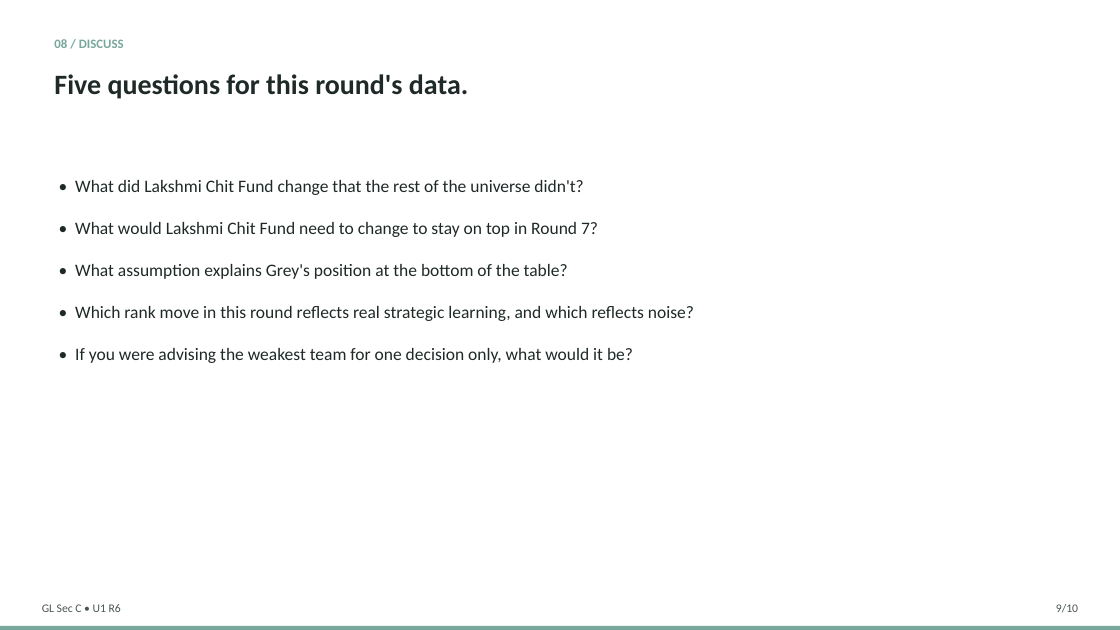
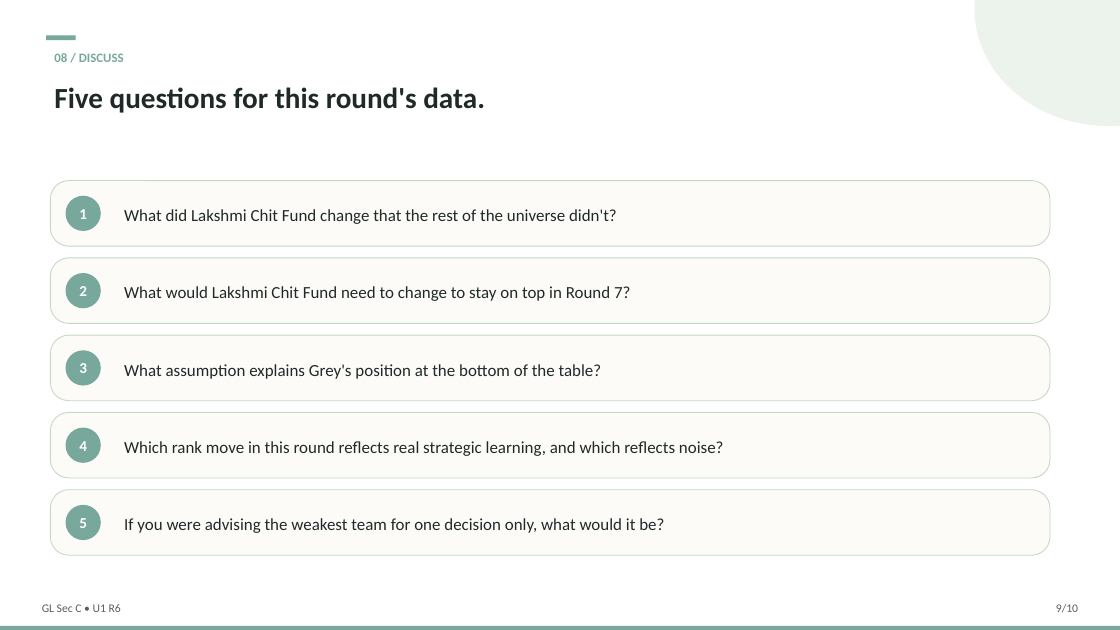
Before and after one commit to swapnilsahoo/swapnilsahoo-next, a slide deck: slide 9 of public/documents/business-simulation/round-6/section-c/section-c-round6-universe1-debrief.pptx. Drawn at 1120x630 pixels with LibreOffice and Linux fonts; fonts in the diff are those of the drawing. Boxes give left, top, right and bottom in pixels: in the first picture for what was removed or moved away, otherwise in the second. Text is boxed around its words. In the diff, an @@ line names an element or a change of style, - is before the commit and + after.

```diff
--- a/public/documents/business-simulation/round-6/section-c/section-c-round6-universe1-debrief.pptx
+++ b/public/documents/business-simulation/round-6/section-c/section-c-round6-universe1-debrief.pptx
@@ ellipse added at (975, 0, 1120, 126), fill #DDE8DE at 55% opacity @@
@@ text "08 / DISCUSS": place and size @@
-text "08 / DISCUSS" at (54, 39, 124, 48)
+text "08 / DISCUSS" at (54, 53, 124, 62)
@@ rectangle added at (46, 35, 76, 40), fill #78A79B @@
@@ text "Five questions for this round's ...": place and size @@
-text "Five questions for this round's ..." at (54, 74, 468, 99)
+text "Five questions for this round's ..." at (54, 87, 485, 113)
@@ text "Five questions for this round's ..." at (54, 87, 485, 113): size 24 to 25 pt @@
@@ rounded rectangle added at (50, 181, 1050, 246), fill #FCFBF8, outline #C3D8C5 0.75 pt @@
@@ ellipse added at (66, 196, 101, 231), fill #78A79B, 13 pt, text #FFFFFF, bold @@
+1
@@ text added at (124, 209, 617, 224), 14.5 pt, text #1F2A28 @@
+What did Lakshmi Chit Fund change that the rest of the universe didn't?
@@ rounded rectangle added at (50, 258, 1050, 323), fill #FCFBF8, outline #C3D8C5 0.75 pt @@
@@ text "What would Lakshmi Chit Fund ..." at (124, 286, 630, 301): vertical alignment top to middle @@
@@ ellipse added at (66, 273, 101, 308), fill #78A79B, 13 pt, text #FFFFFF, bold @@
+2
@@ text at (124, 286, 630, 301): text changed; size 15 to 14.5 pt @@
-• What did Lakshmi Chit Fund change that the rest of the universe didn't?
-• What would Lakshmi Chit Fund need to change to stay on top in Round 7?
-• What assumption explains Grey's position at the bottom of the table?
-• Which rank move in this round reflects real strategic learning, and which reflects noise?
-• If you were advising the weakest team for one decision only, what would it be?
+What would Lakshmi Chit Fund need to change to stay on top in Round 7?
@@ rounded rectangle added at (50, 335, 1050, 401), fill #FCFBF8, outline #C3D8C5 0.75 pt @@
@@ ellipse added at (66, 350, 101, 386), fill #78A79B, 13 pt, text #FFFFFF, bold @@
+3
@@ text added at (124, 364, 602, 379), 14.5 pt, text #1F2A28 @@
+What assumption explains Grey's position at the bottom of the table?
@@ rounded rectangle added at (50, 413, 1050, 478), fill #FCFBF8, outline #C3D8C5 0.75 pt @@
@@ ellipse added at (66, 428, 101, 463), fill #78A79B, 13 pt, text #FFFFFF, bold @@
+4
@@ text added at (124, 441, 724, 456), 14.5 pt, text #1F2A28 @@
+Which rank move in this round reflects real strategic learning, and which reflects noise?
@@ rounded rectangle added at (50, 490, 1050, 555), fill #FCFBF8, outline #C3D8C5 0.75 pt @@
@@ ellipse added at (66, 505, 101, 540), fill #78A79B, 13 pt, text #FFFFFF, bold @@
+5
@@ text added at (124, 518, 664, 533), 14.5 pt, text #1F2A28 @@
+If you were advising the weakest team for one decision only, what would it be?
```
Also in this commit, not shown: 9 other slides changed, 5 other files.
